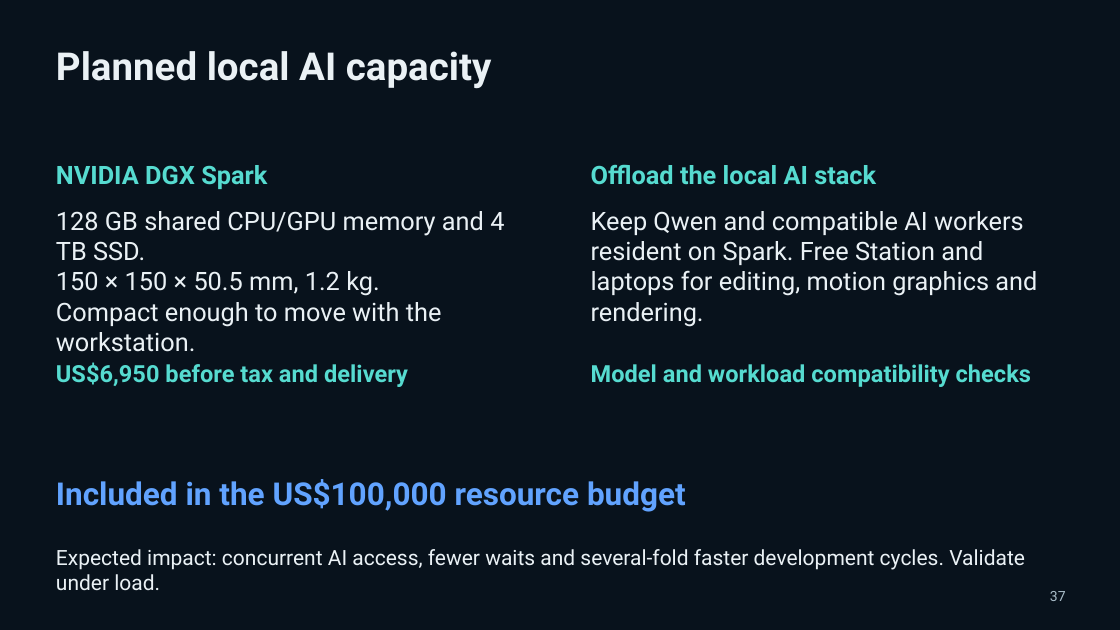
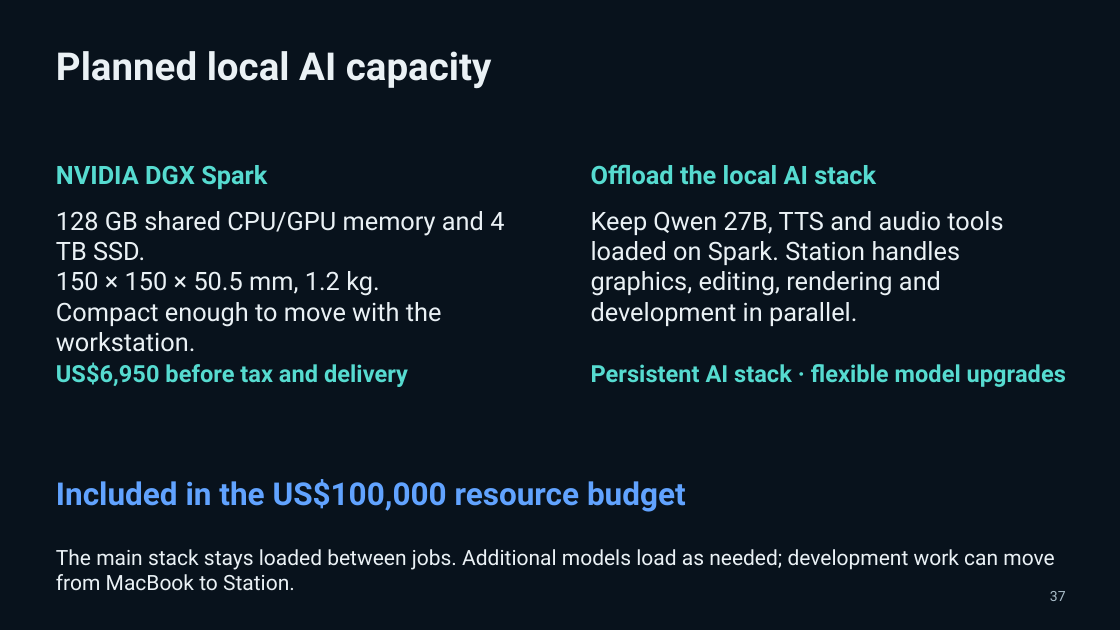
Before and after one commit to pavlichuckcrypt-maker/Vantemio, a slide deck: slide 37 of docs/pitch/Vantemio_Presentation_2026-10-05.pptx. Drawn at 1120x630 pixels with LibreOffice and Linux fonts; fonts in the diff are those of the drawing. Boxes give left, top, right and bottom in pixels: in the first picture for what was removed or moved away, otherwise in the second. Text is boxed around its words. In the diff, an @@ line names an element or a change of style, - is before the commit and + after.

Commit message:
Sync pitch with resident Qwen and audio stack

```diff
--- a/docs/pitch/Vantemio_Presentation_2026-10-05.pptx
+++ b/docs/pitch/Vantemio_Presentation_2026-10-05.pptx
@@ text at (591,211,1003,326): text changed @@
-Keep Qwen and compatible AI workers resident on Spark. Free Station and laptops for editing, motion graphics and rendering.
+Keep Qwen 27B, TTS and audio tools loaded on Spark. Station handles graphics, editing, rendering and development in parallel.
@@ text at (591,364,1066,387): text changed @@
-Model and workload compatibility checks
+Persistent AI stack · flexible model upgrades
@@ text at (56,549,1054,591): text changed @@
-Expected impact: concurrent AI access, fewer waits and several-fold faster development cycles. Validate under load.
+The main stack stays loaded between jobs. Additional models load as needed; development work can move from MacBook to Station.
```
Also in this commit, not shown: 1 other slide changed, 2 other files.
